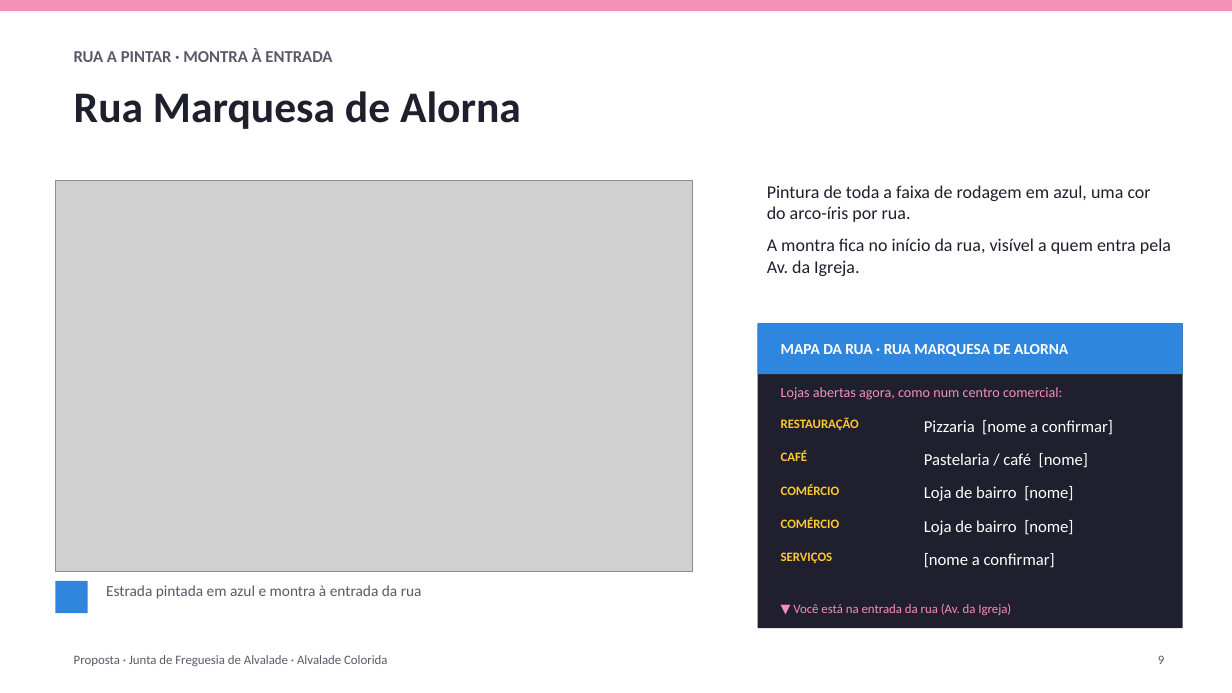
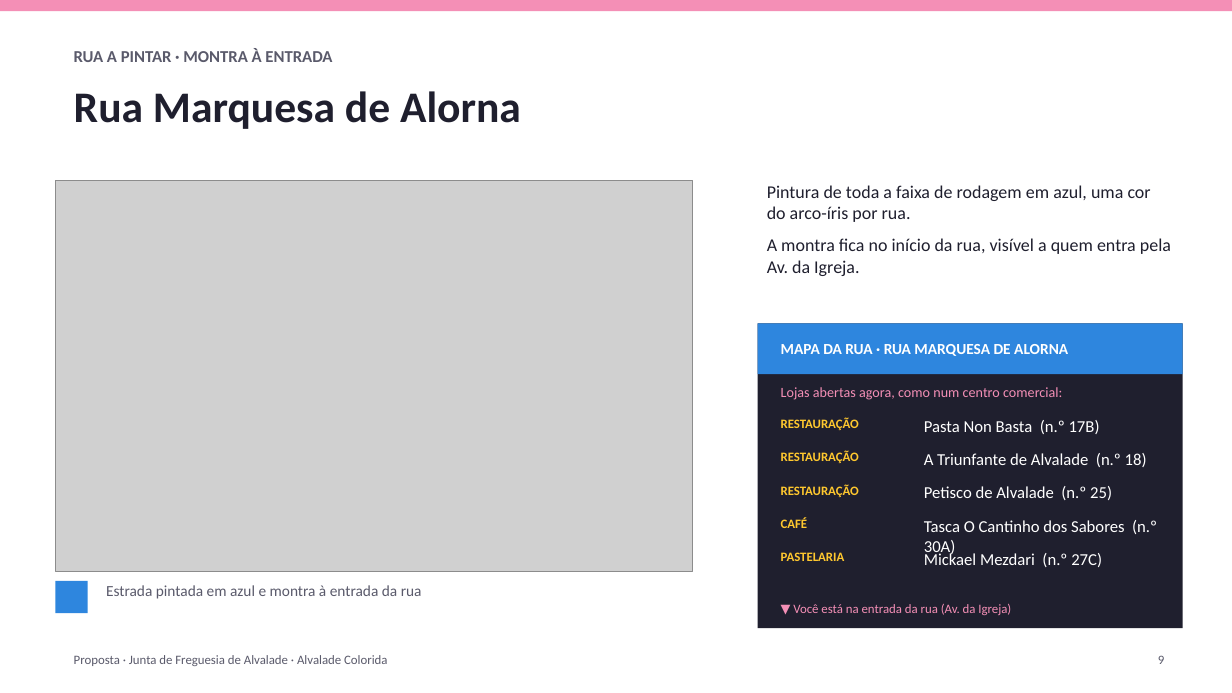
Before and after one commit to zavricardo-debug/travelsites, a slide deck: slide 9 of propostas/alvalade/Proposta_Alvalade_Colorida.pptx. Drawn at 1232x693 pixels with LibreOffice and Linux fonts; fonts in the diff are those of the drawing; grey boxes stand for pictures. Boxes give left, top, right and bottom in pixels: in the first picture for what was removed or moved away, otherwise in the second. Text is boxed around its words. In the diff, an @@ line names an element or a change of style, - is before the commit and + after.

Commit message:
Deck: shop names from public listings (to confirm on site)

```diff
--- a/propostas/alvalade/Proposta_Alvalade_Colorida.pptx
+++ b/propostas/alvalade/Proposta_Alvalade_Colorida.pptx
@@ text at (924,420,1100,434): text changed @@
-Pizzaria [nome a confirmar]
+Pasta Non Basta (n.º 17B)
@@ text added at (781,451,859,463), 10 pt, text #FFC82E, bold @@
+RESTAURAÇÃO
@@ text at (924,453,1147,467): text changed @@
-Pastelaria / café [nome]
+A Triunfante de Alvalade (n.º 18)
@@ text at (781,484,859,497): text changed @@
-COMÉRCIO
+RESTAURAÇÃO
@@ text at (924,486,1112,500): text changed @@
-Loja de bairro [nome]
+Petisco de Alvalade (n.º 25)
@@ text "CAFÉ": place and size @@
-text "CAFÉ" at (781,451,808,461)
+text "CAFÉ" at (781,517,808,528)
@@ text removed at (781,517,840,528) @@
-COMÉRCIO
@@ text at (924,520,1157,556): text changed @@
-Loja de bairro [nome]
+Tasca O Cantinho dos Sabores (n.º 30A)
@@ text at (781,552,845,561): text changed @@
-SERVIÇOS
+PASTELARIA
@@ text at (924,552,1102,567): text changed @@
-[nome a confirmar]
+Mickael Mezdari (n.º 27C)
```
Also in this commit, not shown: 8 other slides changed, 1 other file.
